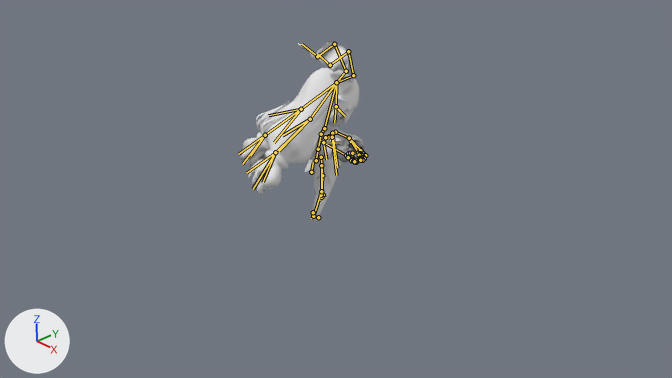
Before and after pictures for a commit that changed the Blender file 無双ゲーム/ゲーム/画像編集/SDUnityBoxing/Animation/Attack2.blend.
The view is the same before and after, from the file's camera 'Camera'. Every picture has the same lights, and +X, +Y and +Z are marked at lower left. Both versions are drawn at frame 20 of the action 'metarigAction'; the numbers are the values there. The bones that bend it are drawn over the model as lines.

Objects in the first picture: 'Box02_Untitled.005', 'unity'.
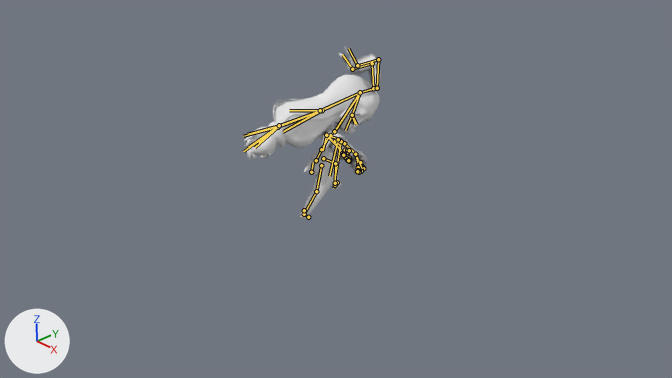
Location of each change, [x1, y1, x2, y2] in pixels of the pictures (672 x 378 px):
'unity', posed (11% wider)
    before: [240, 41, 363, 221]
    after: [244, 47, 381, 220]
'Box02_Untitled.005', posed
    before: [331, 140, 367, 163]
    after: [328, 139, 367, 174]
bone 'spine', root to tip
    before: (316, 160) to (318, 149)
    after: (316, 160) to (321, 149)
bone 'thigh.L', root to tip
    before: (321, 157) to (322, 175)
    after: (323, 158) to (335, 163)
bone 'shin.L', root to tip
    before: (322, 175) to (321, 197)
    after: (335, 163) to (335, 185)
bone 'thigh.R', root to tip
    before: (321, 165) to (321, 191)
    after: (321, 165) to (316, 191)

What the commit changed:
Bone 'spine' (bone_spine) turns from (7, -33, 0) to (37, -44, -19) degrees about its own x, y and z.
Bone 'thigh.L' (bone_thigh_l) moves from (0.011, -0.014, -0.108) to (-0.057, -0.029, -0.114).
Bone 'thigh.L' (bone_thigh_l) turns from (-12, -3, -1) to (-52, -11, 1) degrees about its own x, y and z.
Bone 'shin.L' (bone_shin_l) turns from (0, 0, 0) to (37, 2, 2) degrees about its own x, y and z.
Bone 'thigh.R' (bone_thigh_r) turns from (16, -3, -2) to (32, -6, -4) degrees about its own x, y and z.
